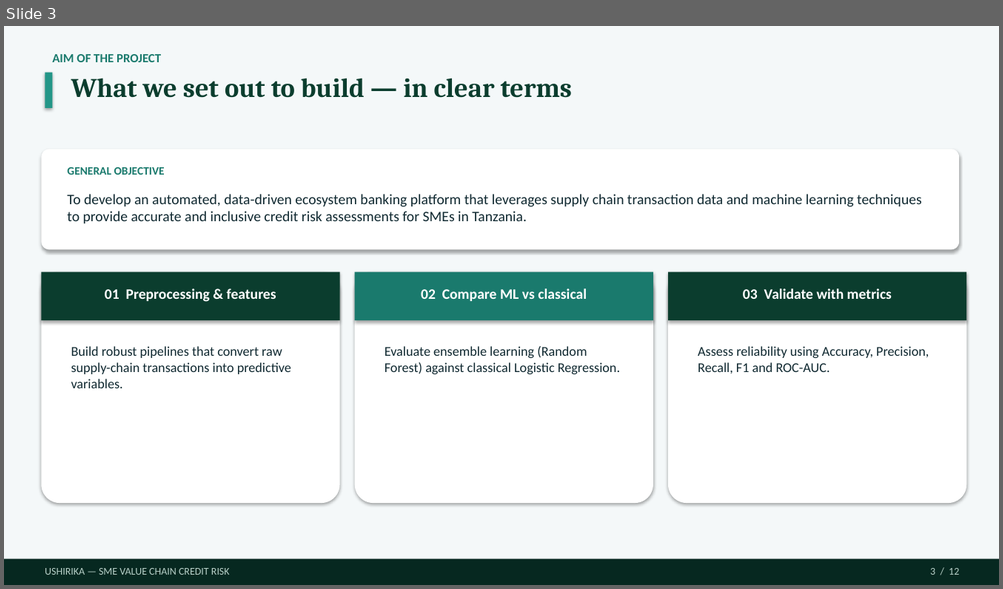
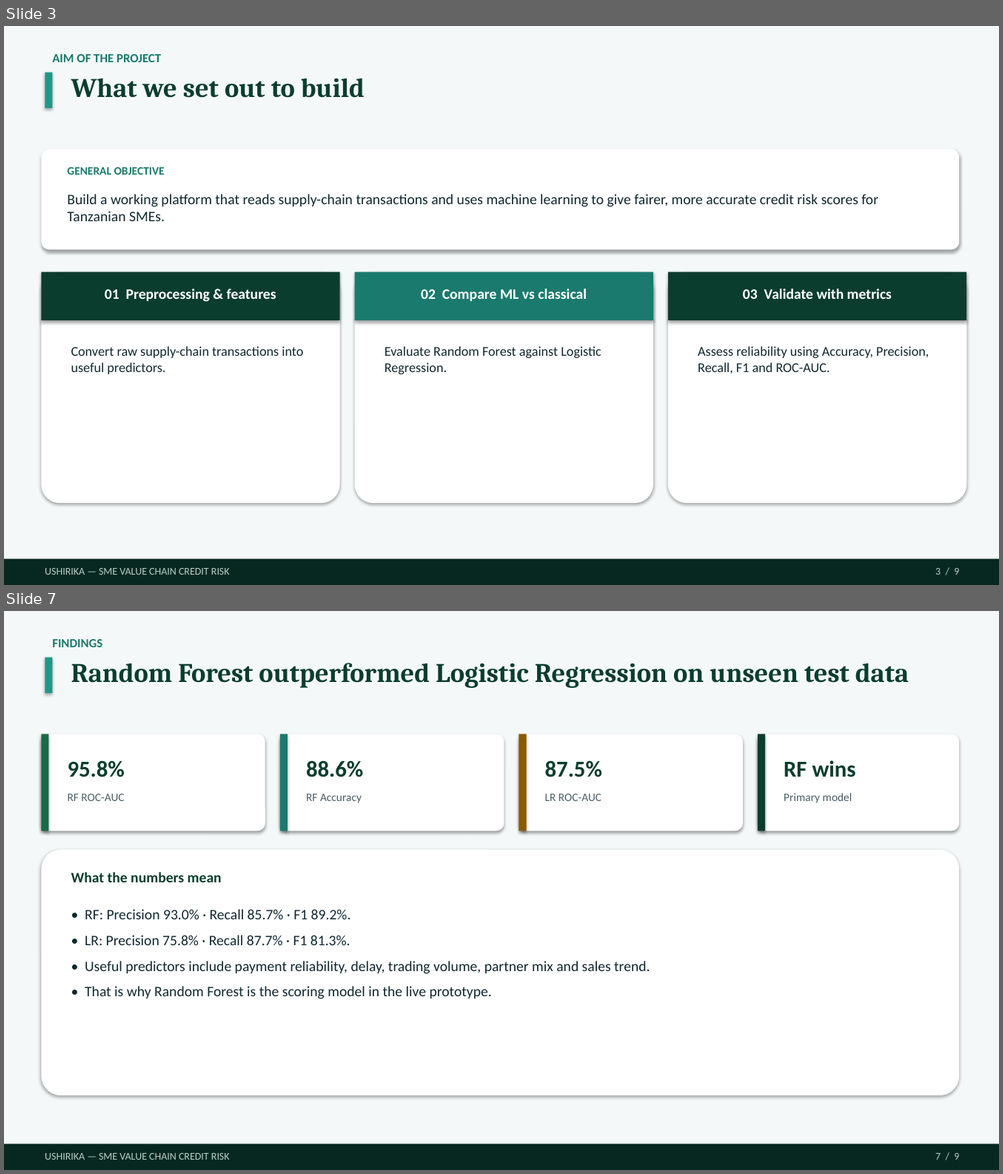
Before and after one commit to Dmmkuliku/ushirika-sme-credit, a slide deck: Presentation/Ushirika_Group15_Defence_v13.pptx. Shown one above the other, each under a label of ours: slide 3 before the commit, slides 3 and 7 after it; the slides between them are not shown. The pictures are 1003x589 and 1003x1174 pixels, drawn with LibreOffice and Linux fonts; fonts in the diff are those of the drawing. Boxes give left, top, right and bottom in pixels: in the first picture for what was removed or moved away, otherwise in the second. Text is boxed around its words. In the diff, an @@ line names an element or a change of style, - is before the commit and + after.

```diff
--- a/Presentation/Ushirika_Group15_Defence_v13.pptx
+++ b/Presentation/Ushirika_Group15_Defence_v13.pptx
@@ slide 7 added at (x1=4, y1=611, x2=999, y2=1170), background #FFFFFF @@
@@ rectangle added at (x1=4, y1=611, x2=999, y2=1170), fill #F4F8F9 @@
@@ text added at (x1=52, y1=639, x2=102, y2=647), 12 pt, text #1A7A6D, bold @@
+FINDINGS
@@ rectangle added at (x1=45, y1=658, x2=53, y2=693), fill #239688 @@
@@ text added at (x1=71, y1=663, x2=908, y2=688), 26 pt, text #0B3D2E, bold @@
+Random Forest outperformed Logistic Regression on unseen test data
@@ rounded rectangle added at (x1=41, y1=734, x2=265, y2=831), fill #FFFFFF @@
@@ rectangle added at (x1=41, y1=734, x2=48, y2=831), fill #1A6B45 @@
@@ rounded rectangle added at (x1=280, y1=734, x2=504, y2=831), fill #FFFFFF @@
@@ rectangle added at (x1=280, y1=734, x2=287, y2=831), fill #1A7A6D @@
@@ rounded rectangle added at (x1=519, y1=734, x2=743, y2=831), fill #FFFFFF @@
@@ rectangle added at (x1=519, y1=734, x2=526, y2=831), fill #8A5A00 @@
@@ rounded rectangle added at (x1=757, y1=734, x2=959, y2=831), fill #FFFFFF @@
@@ rectangle added at (x1=757, y1=734, x2=765, y2=831), fill #0B3D2E @@
@@ text added at (x1=68, y1=760, x2=125, y2=777), 22 pt, text #0B3D2E, bold @@
+95.8%
@@ text added at (x1=306, y1=760, x2=363, y2=777), 22 pt, text #0B3D2E, bold @@
+88.6%
@@ text added at (x1=545, y1=760, x2=602, y2=777), 22 pt, text #0B3D2E, bold @@
+87.5%
@@ text added at (x1=783, y1=760, x2=856, y2=777), 22 pt, text #0B3D2E, bold @@
+RF wins
@@ text added at (x1=68, y1=794, x2=124, y2=801), 11 pt, text #4A5E66 @@
+RF ROC-AUC
@@ text added at (x1=306, y1=794, x2=361, y2=803), 11 pt, text #4A5E66 @@
+RF Accuracy
@@ text added at (x1=545, y1=794, x2=601, y2=801), 11 pt, text #4A5E66 @@
+LR ROC-AUC
@@ text added at (x1=783, y1=793, x2=852, y2=803), 11 pt, text #4A5E66 @@
+Primary model
@@ rounded rectangle added at (x1=41, y1=850, x2=959, y2=1096), fill #FFFFFF @@
@@ text added at (x1=71, y1=872, x2=222, y2=883), 14 pt, text #0B3D2E, bold @@
+What the numbers mean
@@ text added at (x1=85, y1=909, x2=649, y2=999), 14 pt, text #0F2830 @@
+• RF: Precision 93.0% · Recall 85.7% · F1 89.2%.
+• LR: Precision 75.8% · Recall 87.7% · F1 81.3%.
+• Useful predictors include payment reliability, delay, trading volume, partner mix and sales trend.
+• That is why Random Forest is the scoring model in the live prototype.
@@ rectangle added at (x1=4, y1=1145, x2=999, y2=1170), fill #062820 @@
@@ text added at (x1=45, y1=1153, x2=230, y2=1160), 10 pt, text #B8D0C8 @@
+USHIRIKA — SME VALUE CHAIN CREDIT RISK
@@ text added at (x1=935, y1=1153, x2=959, y2=1160), 10 pt, text #B8D0C8 @@
+7 / 9
@@ slide 3 changed as well @@
@@ text at (x1=71, y1=78, x2=364, y2=98): text changed @@
-What we set out to build — in clear terms
+What we set out to build
@@ text at (x1=67, y1=194, x2=878, y2=221): text changed @@
-To develop an automated, data-driven ecosystem banking platform that leverages supply chain transaction data and machine learning techniques to provide accurate and inclusive credit risk assessments for SMEs in Tanzania.
+Build a working platform that reads supply-chain transactions and uses machine learning to give fairer, more accurate credit risk scores for Tanzanian SMEs.
@@ text at (x1=71, y1=346, x2=303, y2=375): text changed @@
-Build robust pipelines that convert raw supply-chain transactions into predictive variables.
+Convert raw supply-chain transactions into useful predictors.
@@ text at (x1=384, y1=346, x2=601, y2=375): text changed @@
-Evaluate ensemble learning (Random Forest) against classical Logistic Regression.
+Evaluate Random Forest against Logistic Regression.
@@ text at (x1=935, y1=568, x2=959, y2=575): text changed @@
-3 / 12
+3 / 9
```
Also in this commit, not shown: 6 other slides changed, 1 other slide added, 5 slides removed, 3 other files.
